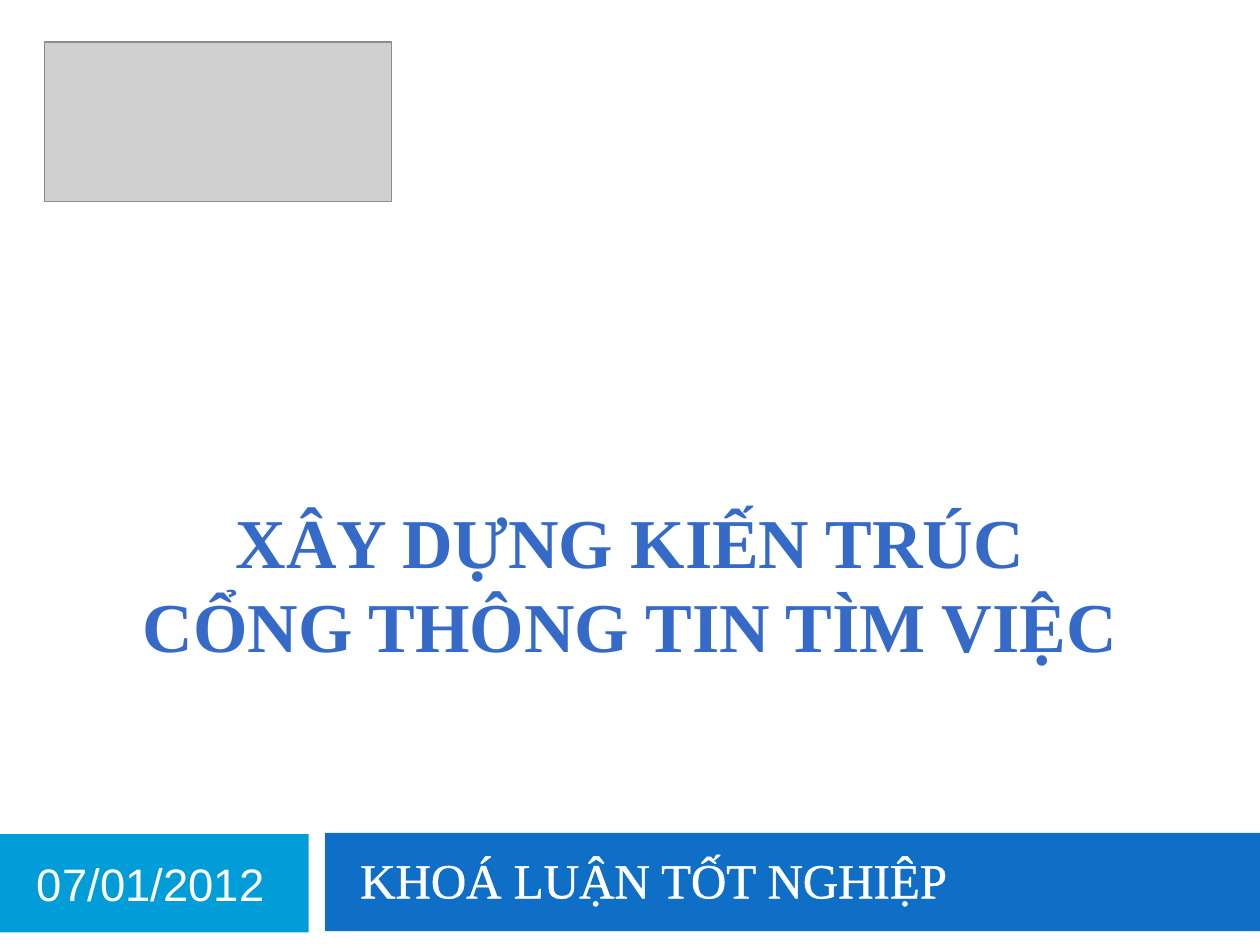
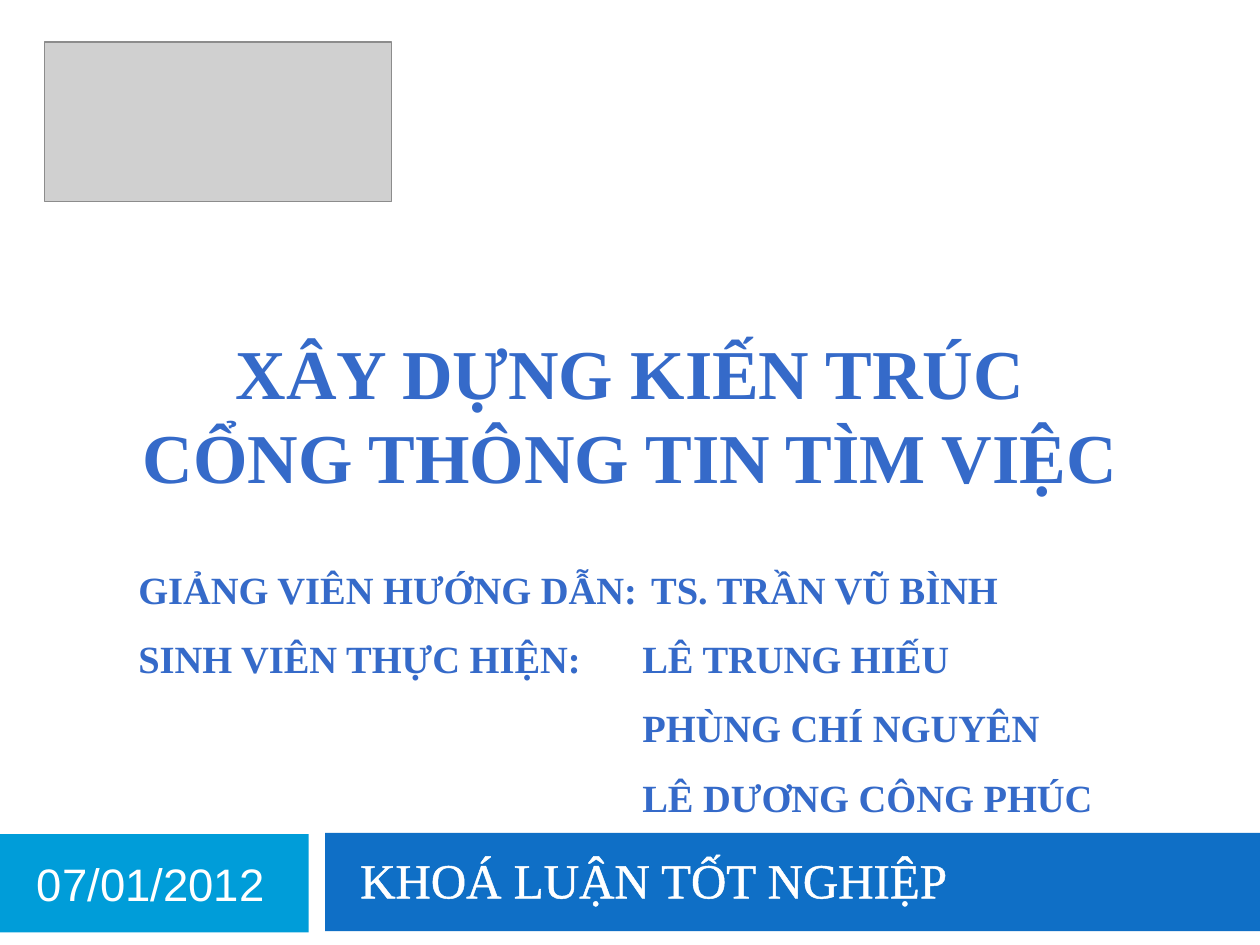
Before and after one commit to khanhduy94/jobzoom, a slide deck: slide 1 of Documents/JobZoom Presentation.pptx. Drawn at 1260x945 pixels with LibreOffice and Linux fonts; fonts in the diff are those of the drawing; grey boxes stand for pictures; background and template pictures are left out. Boxes give left, top, right and bottom in pixels: in the first picture for what was removed or moved away, otherwise in the second. Text is boxed around its words. In the diff, an @@ line names an element or a change of style, - is before the commit and + after.

```diff
--- a/Documents/JobZoom Presentation.pptx
+++ b/Documents/JobZoom Presentation.pptx
@@ title "XÂY DỰNG KIẾN TRÚC CỔNG ...": place and size @@
-title "XÂY DỰNG KIẾN TRÚC CỔNG ..." at [143,513,1117,665]
+title "XÂY DỰNG KIẾN TRÚC CỔNG ..." at [143,344,1117,496]
@@ text added at [138,574,1093,813], 22 pt, text gradient #6488D4 to #356BCA to #005DB1 to #00539E to #00519B, bold @@
+GIẢNG VIÊN HƯỚNG DẪN: TS. TRẦN VŨ BÌNH
+SINH VIÊN THỰC HIỆN: LÊ TRUNG HIẾU
+PHÙNG CHÍ NGUYÊN
+LÊ DƯƠNG CÔNG PHÚC
```
Also in this commit, not shown: 11 other slides changed, 3 slides added.
